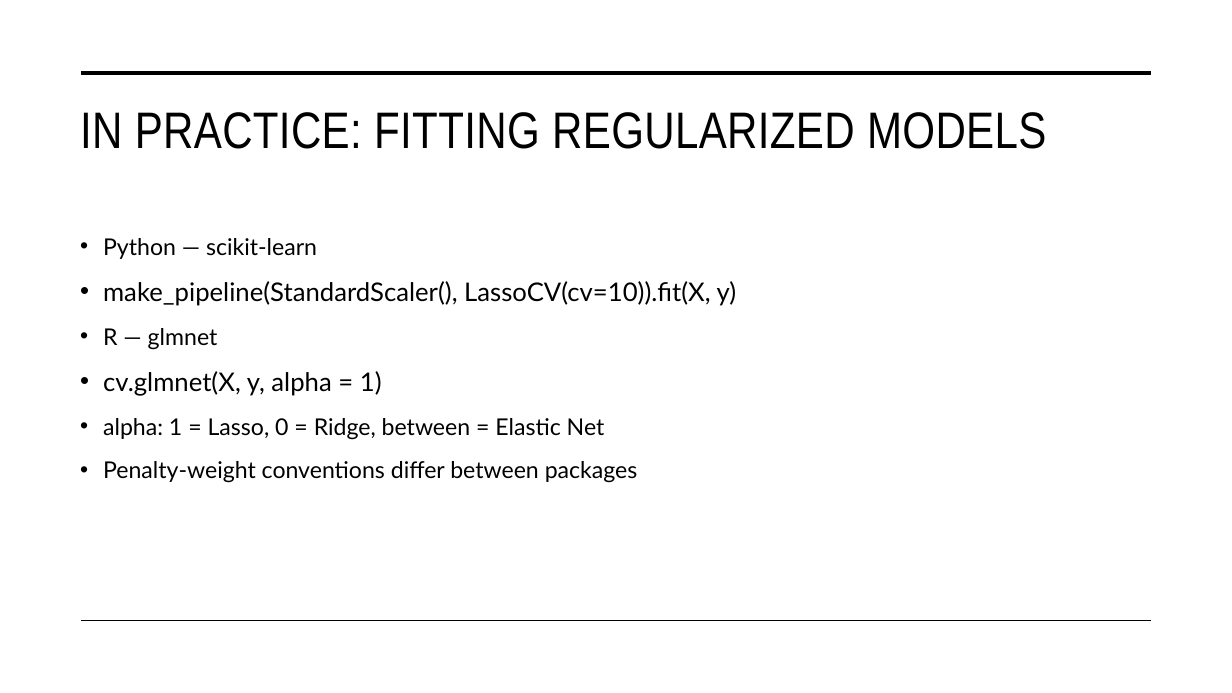
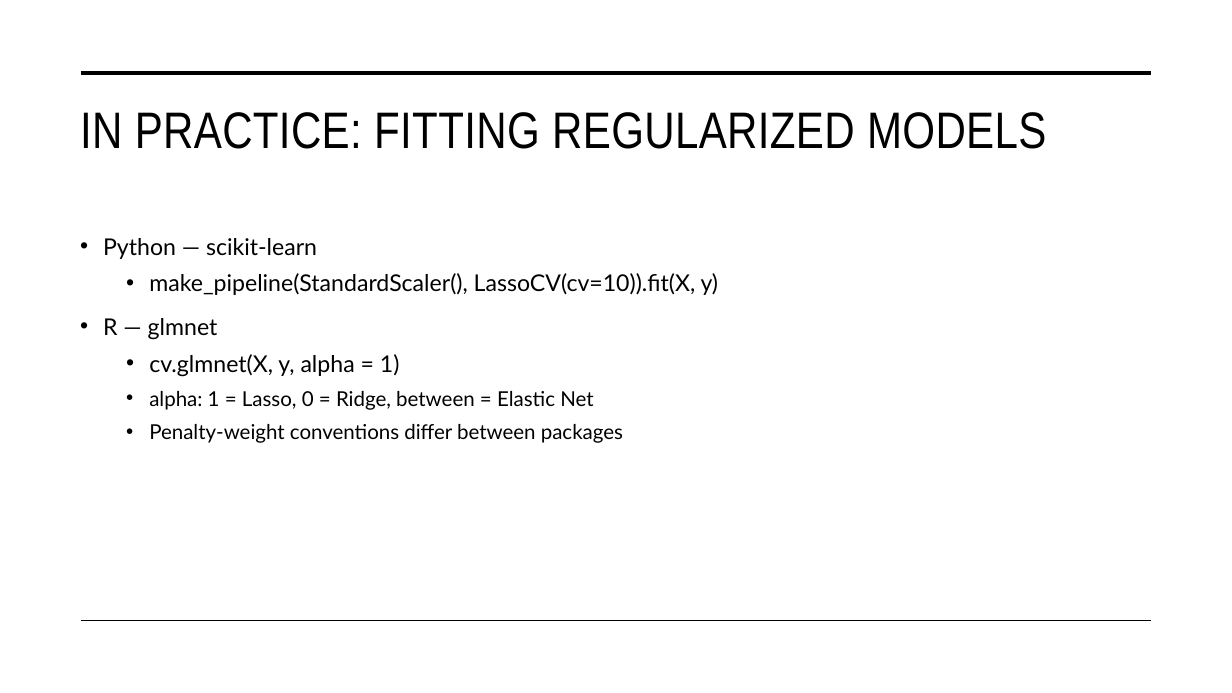
Before and after one commit to STAT-486-Fall-2026/course-content, a slide deck: slide 15 of slides/07-regularization.pptx. Drawn at 1232x693 pixels with LibreOffice and Linux fonts; fonts in the diff are those of the drawing. Boxes give left, top, right and bottom in pixels: in the first picture for what was removed or moved away, otherwise in the second. Text is boxed around its words. In the diff, an @@ line names an element or a change of style, - is before the commit and + after.

```diff
--- a/slides/07-regularization.pptx
+++ b/slides/07-regularization.pptx
@@ text at (149, 273, 719, 443): size 20 to 18 pt in "make_pipeline(StandardScaler(), LassoCV(cv=10)).fit(X, y)", "cv.glmnet(X, y, alpha = 1)"; size 18 to 16 pt in "alpha: 1 = Lasso, 0 = Ridge, ...", "Penalty-weight conventions differ between packages"; list level 1 to 2 in "make_pipeline(StandardScaler(), LassoCV(cv=10)).fit(X, y)"; list level 1 to 2 in "cv.glmnet(X, y, alpha = 1)"; list level 1 to 2 in "alpha: 1 = Lasso, 0 ..."; list level 1 to 2 in "Penalty-weight conventions differ between packages" @@
```
Also in this commit, not shown: 2 other slides changed, 1 other file.
